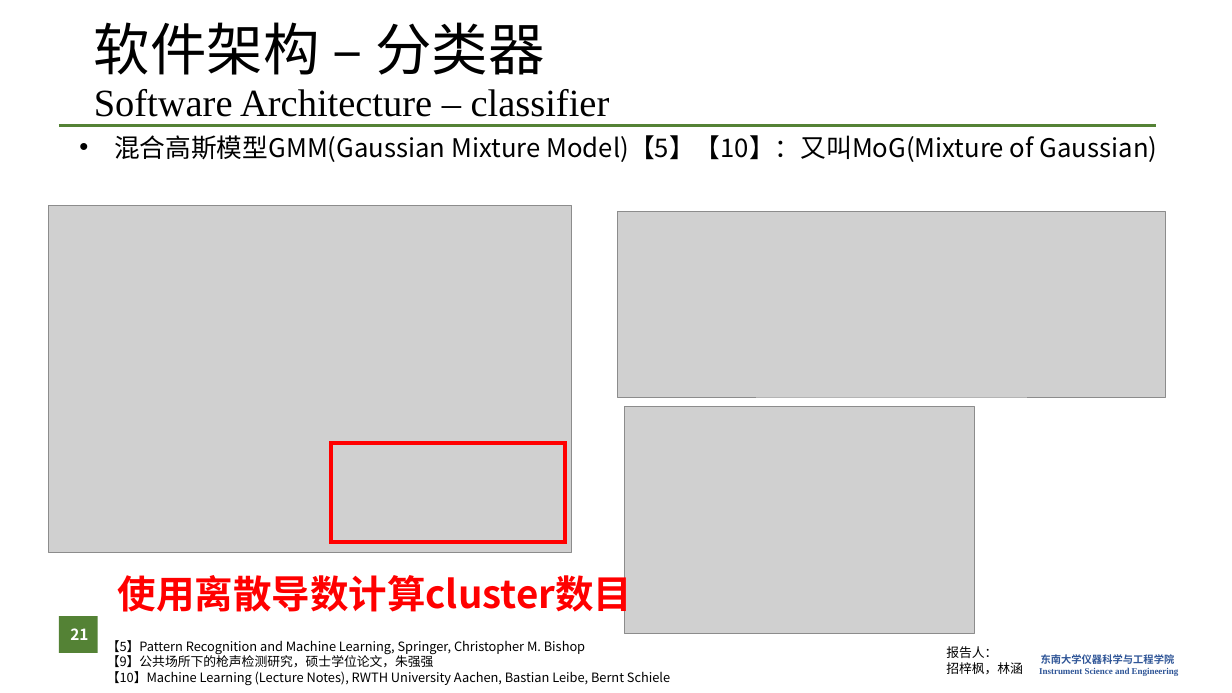
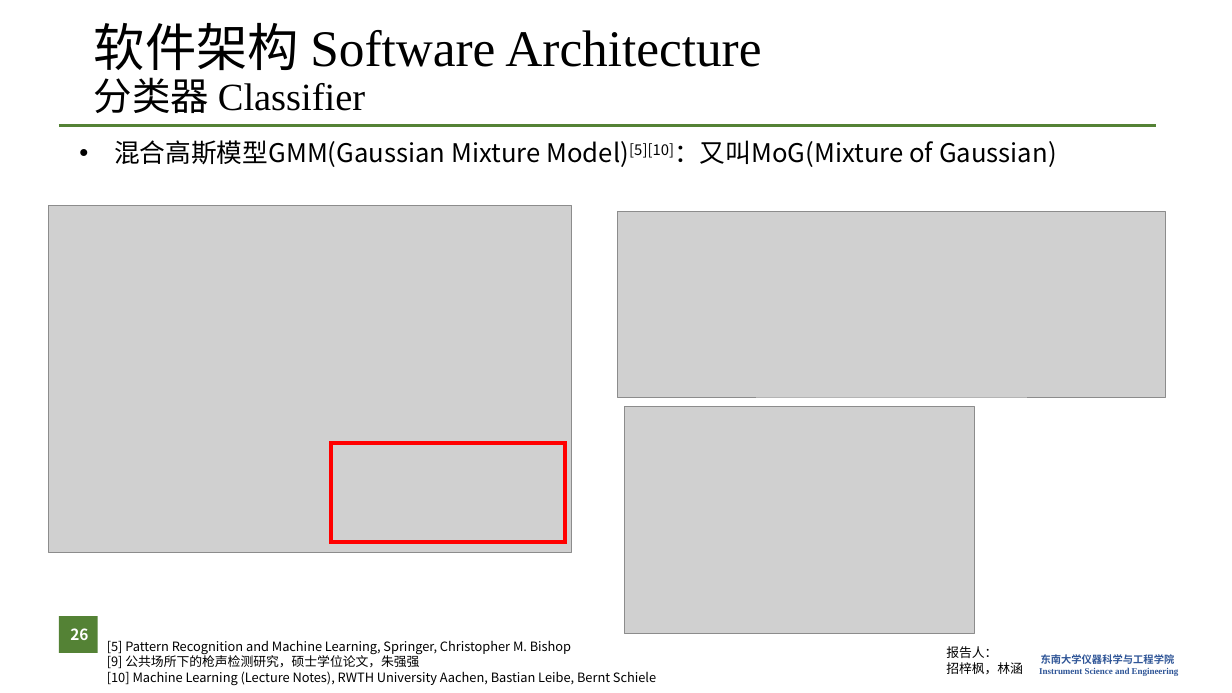
Before and after one commit to zzFon/Gun-Shot-Detection-and-Positioning_Matlab, a slide deck: slide 26 of Presentation.pptx (slide 21 before the commit). Drawn at 1232x693 pixels with LibreOffice and Linux fonts; fonts in the diff are those of the drawing; grey boxes stand for pictures; background and template pictures are left out. Boxes give left, top, right and bottom in pixels: in the first picture for what was removed or moved away, otherwise in the second. Text is boxed around its words. In the diff, an @@ line names an element or a change of style, - is before the commit and + after.

```diff
--- a/Presentation.pptx
+++ b/Presentation.pptx
@@ title at [94,23,761,113]: text changed; size 30 to 40 pt @@
-软件架构 – 分类器
-Software Architecture – classifier
+软件架构 Software Architecture
+分类器 Classifier
@@ text at [114,140,1057,167]: text changed @@
-• 混合高斯模型GMM(Gaussian Mixture Model)【5】【10】：又叫MoG(Mixture of Gaussian)
+• 混合高斯模型GMM(Gaussian Mixture Model)[5][10]：又叫MoG(Mixture of Gaussian)
@@ text removed at [118,568,633,618] @@
-使用离散导数计算cluster数目
@@ page number at [70,628,88,640]: text changed @@
-21
+26
@@ text at [107,640,656,685]: text changed @@
-【5】Pattern Recognition and Machine Learning, Springer, Christopher M. Bishop
-【9】公共场所下的枪声检测研究，硕士学位论文，朱强强
-【10】Machine Learning (Lecture Notes), RWTH University Aachen, Bastian Leibe, Bernt Schiele
+[5] Pattern Recognition and Machine Learning, Springer, Christopher M. Bishop
+[9] 公共场所下的枪声检测研究，硕士学位论文，朱强强
+[10] Machine Learning (Lecture Notes), RWTH University Aachen, Bastian Leibe, Bernt Schiele
```
Also in this commit, not shown: 23 other slides changed, 8 slides added, 54 other files.
